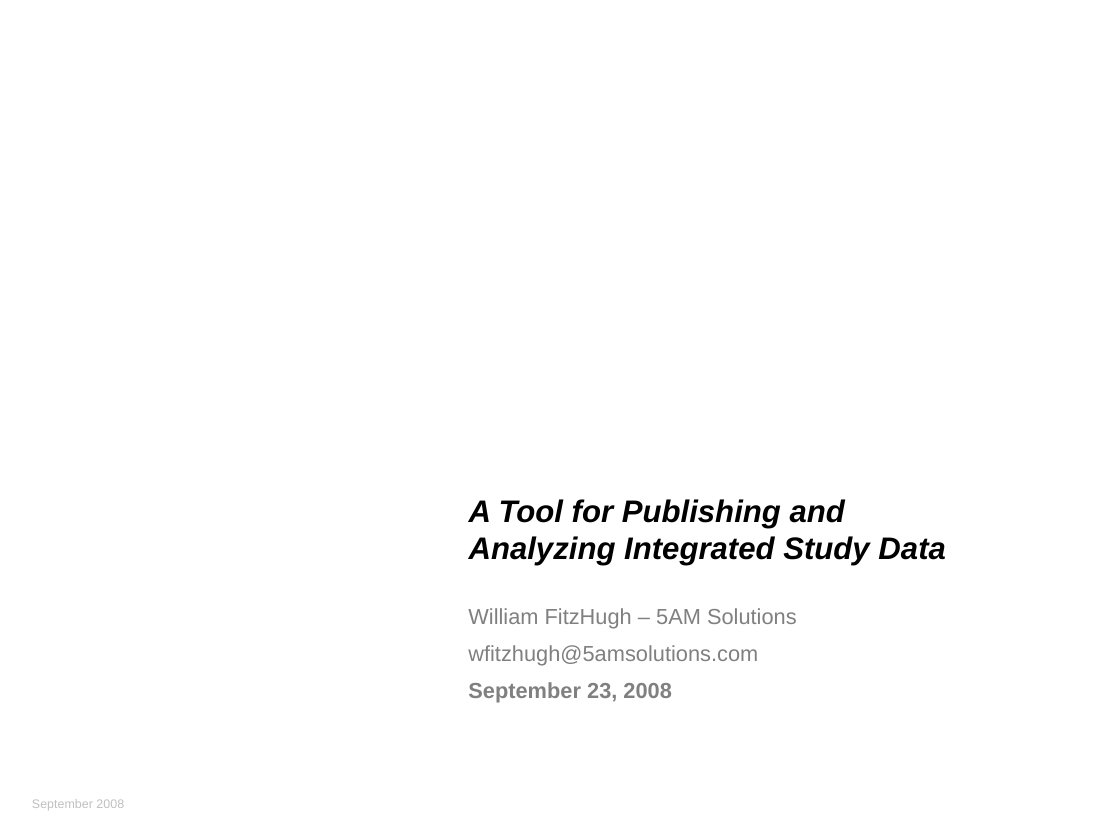
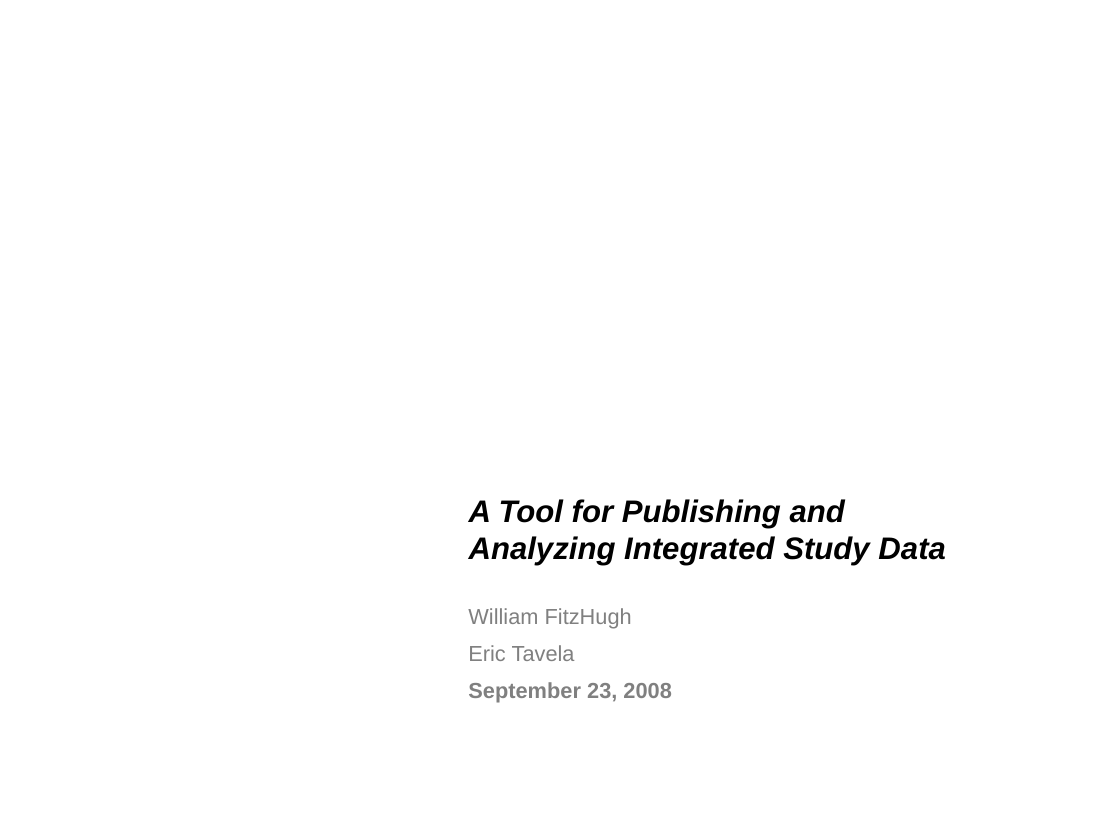
Before and after one commit to NCIP/caintegrator, a slide deck: slide 1 of docs/project_management/external_meetings/ICR Workspace Mtg Sept 2008 Slides.pptx. Drawn at 1120x840 pixels with LibreOffice and Linux fonts; fonts in the diff are those of the drawing; background and template pictures are left out. Boxes give left, top, right and bottom in pixels: in the first picture for what was removed or moved away, otherwise in the second. Text is boxed around its words. In the diff, an @@ line names an element or a change of style, - is before the commit and + after.

```diff
--- a/docs/project_management/external_meetings/ICR Workspace Mtg Sept 2008 Slides.pptx
+++ b/docs/project_management/external_meetings/ICR Workspace Mtg Sept 2008 Slides.pptx
@@ text at bbox=[468, 608, 632, 661]: text changed @@
-William FitzHugh – 5AM Solutions
-wfitzhugh@5amsolutions.com
+William FitzHugh
+Eric Tavela
@@ text removed at bbox=[32, 799, 124, 810] @@
-September 2008
```
Also in this commit, not shown: 5 other slides changed.
